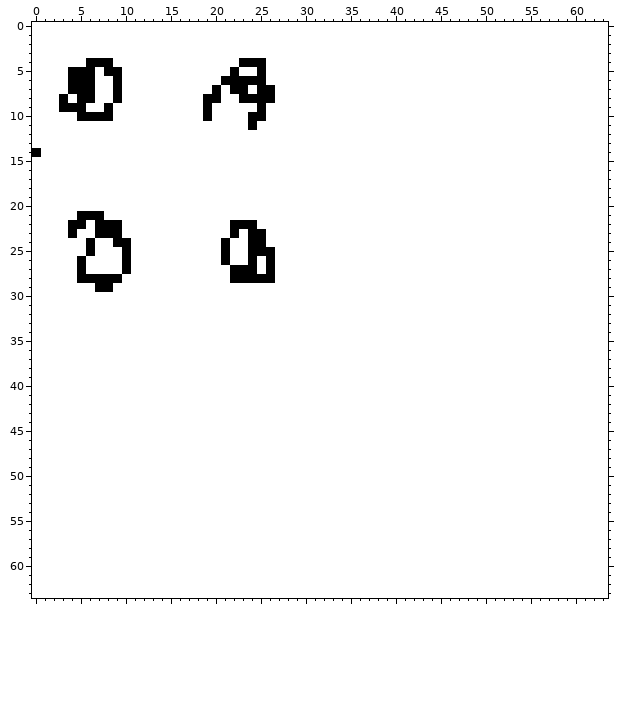
File history of a pixel-art sprite, Compiled/main.png. The picture above was drawn from the file before the commit.
The file is 32x32 pixels. Colours within 5 levels of each other are drawn and written as one. The old version is drawn lined up with the new one, on the new canvas.
Now the later version:
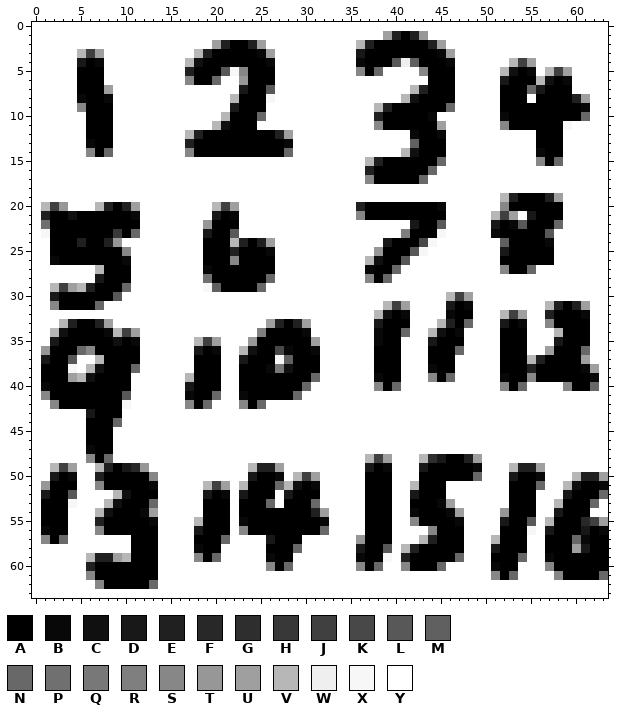
Palette (. is transparent): A #000000  B #080808  C #101010  D #181818  E #202020  F #282828  G #2e2e2e  H #383838  J #404040  K #484848  L #585858  M #606060  N #686868  P #707070  Q #787878  R #7f7f7f  S #878787  T #979797  U #9f9f9f  V #b7b7b7  W #efefef  X #f7f7f7  Y #ffffff
The exact change:
canvas 32x32 -> 64x64
Changed rows in their new state; - is an unchanged pixel.
first column x 0:
 0 --------------------------------YYYYYYYYYYYYYYYYYYYYYYYYYYYYYYYY
 1 --------------------------------YYYYYYYUEAETYYYYYYYYYYYYYYYYYYYY
 2 --------------------UEAAEU------YYYYVEAAAAAAEUYYYYYYYYYYYYYYYYYY
 3 -----VJU----------VEAAAAABU-----YYYYDAAAAAAAABUYYYYYYYYYYYYYYYYY
 4 -----D-BY--------VCAAAA---B-----YYYYBAAALWMAAABYYYYYYVJUYYYYYYYY
 5 ----Y--AYY-------EAAALXSA-A-----YYYYSANYYYYSAAAYYYYYVCABYVJUYYYY
 6 ----Y--A-Y-------SAANYYT--A-----YYYYYYYYYYYYAAAYYYYYDAAAVCABYYYY
 7 ----Y--AUY----------Y-YDA-L-----YYYYYYYYYYVEAAAYYYYYAAANDAAAYYYY
 8 ---Y-B-ABY---------YY-V---X-----YYYYYYYYYVCAAAAYYYYYAAAYAAAAEUYY
 9 ---YYSAA-----------Y--DAA-------YYYYYYVEAAAAAANYYYYYAAAAAAAAABYY
10 -----Y-------------Y-VAA-N------YYYYYYEAAAAABYYYYYYYBAAAAAAAANYY
11 ------AAA-----------VCAA--------YYYYYYSAAAAAAUYYYYYYSAAAAAAXYYYY
12 ------AAA--------VEAAAAAAAAEU---YYYYYYYYYYBAABYYYYYYYYYYAAAYYYYY
13 ------BAA--------EAAAAAAAAAAB---YYYYYYYYYYMAAAYYYYYYYYYYAAAYYYYY
14 Y-----SAN--------SAAAAAAAAAAN---YYYYYYYYYVCAAAYYYYYYYYYYBAAYYYYY
15 --------------------------------YYYYYVEAAAAAANYYYYYYYYYYSANYYYYY
16 --------------------------------YYYYYEAAAAAANYYYYYYYYYYYYYYYYYYY
17 --------------------------------YYYYYSAAAAANYYYYYYYYYYYYYYYYYYYY
18 --------------------------------YYYYYYYYYYYYYYYYYYYYYYYYYYYYYYYY
19 --------------------------------YYYYYYYYYYYYYYYYYYYYVEAAAEUYYYYY
20 -VJT---VEAEU--------VJU---------YYYYEAAAAAAAABYYYYYYSAAAAAAYYYYY
21 -EAAC---AAAB--------DAB---------YYYYSAAAAAAAAAYYYYYVJUYDAAAYYYYY
22 -PAA--A---AA-------TAA-YY-------YYYYYYYYYYDAALYYYYYDABLAAANYYYYY
23 -XAA-AA--HAN-------DAAL-YY------YYYYYYYYYRAAAXYYYYYBAAAAALYYYYYY
24 --AAAE-AETY--------AA-VE-EU-----YYYYYYYDAAAKXYYYYYYYMAAAABYYYYYY
25 --AAAA-AAAS--------AA-EA--B-----YYYYYYTAAALXYYYYYYYYDAAAAAYYYYYY
26 --BAA-AAAAB--------AA-SA-A------YYYYYVCAALYYYYYYYYYYAAAAAAYYYYYY
27 -----Y-VAA---------BAA---A------YYYYYBAANYYYYYYYYYYYSAANYYYYYYYY
28 -----YYD--A--------PAA----N-----YYYYYSANYYYYYYYYYYYYYYYYYYYYYYYY
29 --VJUVE--AN--------XMAAAAN------YYYYYYYYYYYYYYYYYYYYYYYYYYYYYYYY
30 --DAAAAAAL----------------------YYYYYYYYYYYYYYVJUYYYYYYYYYYYYYYY
31 --SAAAAN------------------------YYYYYYYVJUYYYYDABYYYYYYYYVEAEUYY
32 YYYYYYYYYYYYYYYYYYYYYYYYYYYYYYYYYYYYYYVCABYYYYBAAYYYVJUYYEAAABYY
33 YYYVEAAEUYYYYYYYYYYYYYYYYYUEAEUYYYYYYYDAAAYYYVEANYYYDABYYSAAAAYY
34 YYVCAAAABVJUYYYYYYYYYYYYYRAAAABYYYYYYYBAANYYVCABYYYYAAAYYYVAAAYY
35 YYDAAAAAACABYYYYYYVJUYYYTAAAAAAUYYYYYYBAAYYYDAAAYYYYAAAYYYDAAAYY
36 YTAAANSAAAAAYYYYYYDABYYVCAAKBAABYYYYYYAAAYYYAAANYYYYAAAYYUAAANYY
37 YDAALYYVAAAAYYYYYYAAAYYDAAAXMAAAYYYYYYAAAYYYAAAYYYYYAAAVEAAAAUYY
38 YAAAXYVCAAANYYYYYYAAAYYAAABQCAAAYYYYYYAAAYYYBAAYYYYYAAAEAAAAABUY
39 YAAAUVCAAAAYYYYYYVAAAYYAAAAAAAANYYYYYYBAAYYYSANYYYYYBAASAAAAAABY
40 YBAAAAAAAAAYYYYYYDAAAYYAAAAAAANYYYYYYYSANYYYYYYYYYYYSANYYYYSAANY
41 YSAAAAAAAALYYYYYYBAANYYBAAAAANYYYYYYYYYYYYYYYYYYYYYYYYYYYYYYYYYY
42 YYSAAAAAAAXYYYYYYSANYYYSANYYYYYYYYYYYYYYYYYYYYYYYYYYYYYYYYYYYYYY
43 YYYYYYDAAAYYYYYYYYYYYYYYYYYYYYYYYYYYYYYYYYYYYYYYYYYYYYYYYYYYYYYY
44 YYYYYYAAANYYYYYYYYYYYYYYYYYYYYYYYYYYYYYYYYYYYYYYYYYYYYYYYYYYYYYY
45 YYYYYYAAAYYYYYYYYYYYYYYYYYYYYYYYYYYYYYYYYYYYYYYYYYYYYYYYYYYYYYYY
46 YYYYYYAAAYYYYYYYYYYYYYYYYYYYYYYYYYYYYYYYYYYYYYYYYYYYYYYYYYYYYYYY
47 YYYYYYBAAYYYYYYYYYYYYYYYYYYYYYYYYYYYYYYYYYYYYYYYYYYYYYYYYYYYYYYY
48 YYYYYYSANYYYYYYYYYYYYYYYYYYYYYYYYYYYYVJUYYYVGDAAEUYYYYYYYYYYYYYY
49 YYVJUYYVEADFTYYYYYYYYYYYVEEUYYYYYYYYYDABYYYDAAAAABYYYVEEUYYYYYYY
50 YYDABYYEAAAAASYYYYYYYYYYDAABYVJUYYYYYAAAYYYAAAAAANYYYDAABYYYVEEU
51 YTAAAYYSAAAAABYYYYYVJUYVAAANVCABYYYYYAAAYYVAAAYYYYYYYAAANYYVCAAB
52 YDAALYYYYVCAAAYYYYYDABYDAAAYDAAAYYYYYAAAYYDAAAYYYYYYYAAAYYYDAAAN
53 YAAAXYYYVCAAANYYYYYAAAYAAANYAAANYYYYYAAAYYAAABUYYYYYYAAAYYVAAANY
54 YAAAYYYVCAAABUYYYYYAAAYAAAAAAAAEUYYYYAAAYYBAAABUYYYYTAAAYYDAAAYY
55 YAAAYYYEAAAAABYYYYVAAAYBAAAAAAAABYYYYAAAYYSAAAABYYYYDAALYVAAAFJU
56 YBAAYYYSAAAAAAYYYYDAAAYSAAAAAAAANYYYYAAAYYYYSAAAYYYYAAAXYDAAADAB
57 YSANYYYYYYYAAAYYYYAAANYYYYDAAAYYYYYYTAAAYYYVEAAAYYYVAAAYYAAANBAA
58 YYYYYYYYYYYAAAYYYYBAAYYYYYAAANYYYYYYDAALYVEAAAAAYYYDAAAYYAAAUDAA
59 YYYYYYVEEUVAAAYYYYSANYYYYYBAAYYYYYYYBAAXYEAAAAANYYYAAANYYBAAAAAA
60 YYYYYYEAAAAAAAYYYYYYYYYYYYSANYYYYYYYSANYYSAAANYYYYYBAAYYYSAAAAAA
61 YYYYYYSAAAAAAAYYYYYYYYYYYYYYYYYYYYYYYYYYYYYYYYYYYYYSANYYYYSAAAAN
62 YYYYYYYSAAAAANYYYYYYYYYYYYYYYYYYYYYYYYYYYYYYYYYYYYYYYYYYYYYYYYYY
63 YYYYYYYYYYYYYYYYYYYYYYYYYYYYYYYYYYYYYYYYYYYYYYYYYYYYYYYYYYYYYYYY
